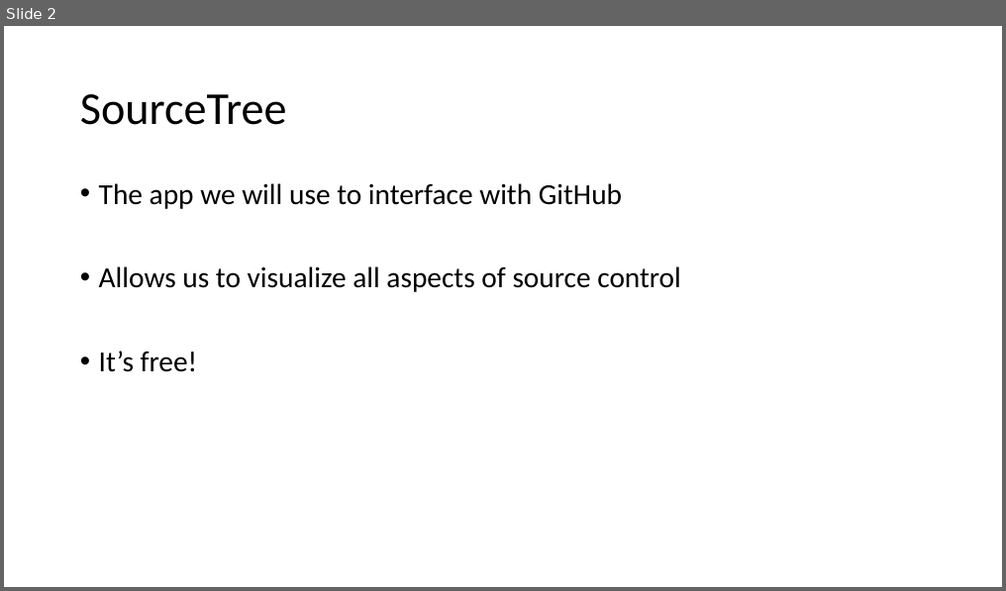
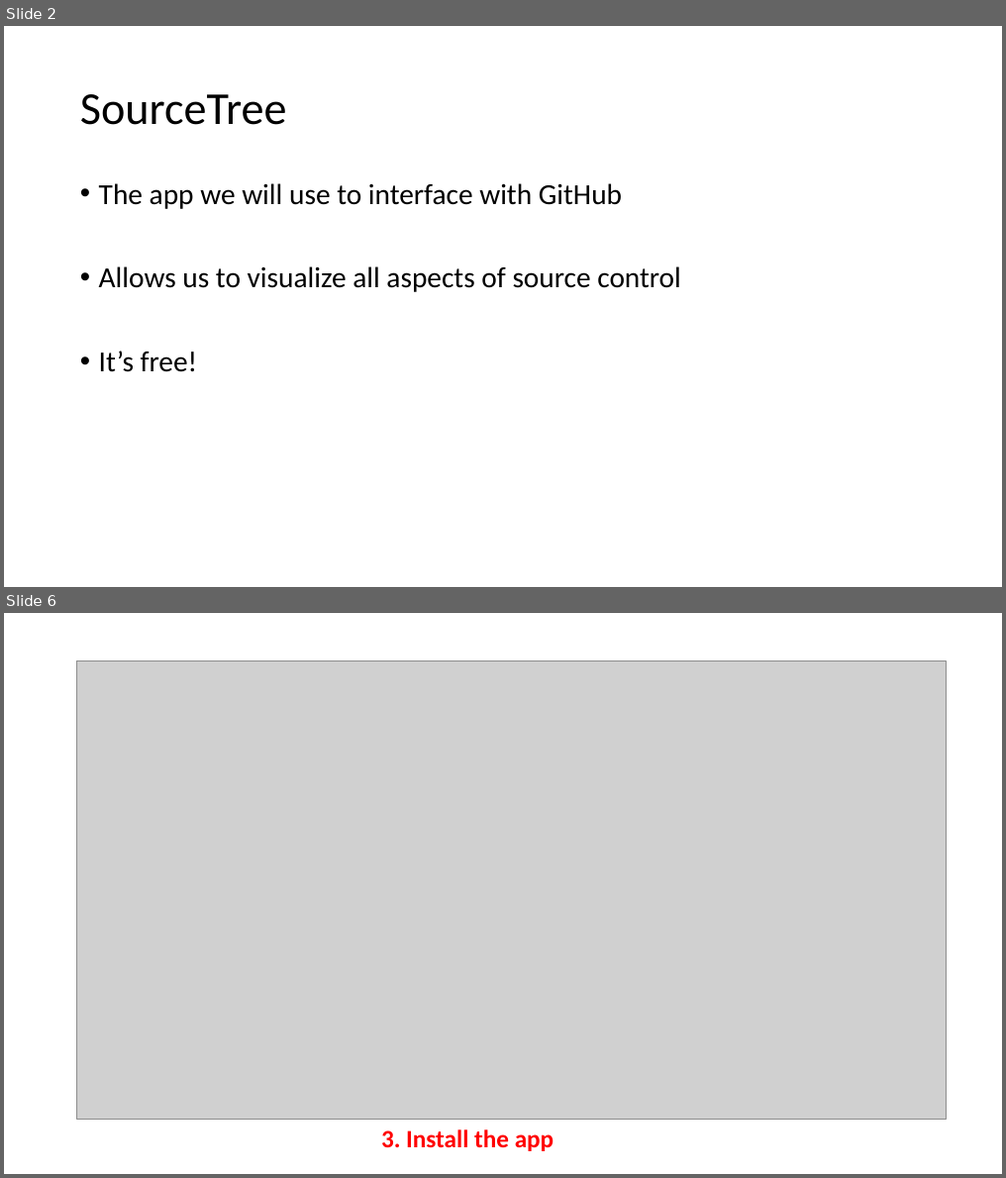
Before and after one commit to gbrunner/programming-for-gis-and-rs, a slide deck: SourceTree Install Instructions.pptx. Shown one above the other, each under a label of ours: slide 2 before the commit, slides 2 and 6 after it; the slides between them are not shown. The pictures are 1006x591 and 1006x1178 pixels, drawn with LibreOffice and Linux fonts; fonts in the diff are those of the drawing; grey boxes stand for pictures. Boxes give left, top, right and bottom in pixels: in the first picture for what was removed or moved away, otherwise in the second. Text is boxed around its words. In the diff, an @@ line names an element or a change of style, - is before the commit and + after.

Commit message:
checking in SourceTree installation instsructions

```diff
--- a/SourceTree Install Instructions.pptx
+++ b/SourceTree Install Instructions.pptx
@@ slide 6 added at (4, 613, 1002, 1174), background #FFFFFF @@
@@ picture added at (77, 662, 946, 1120) @@
@@ text added at (381, 1130, 553, 1152), 24 pt, text #FF0000, bold @@
+3. Install the app
```
Also in this commit, not shown: 1 slide changed, 13 other slides added, 15 slides removed.
